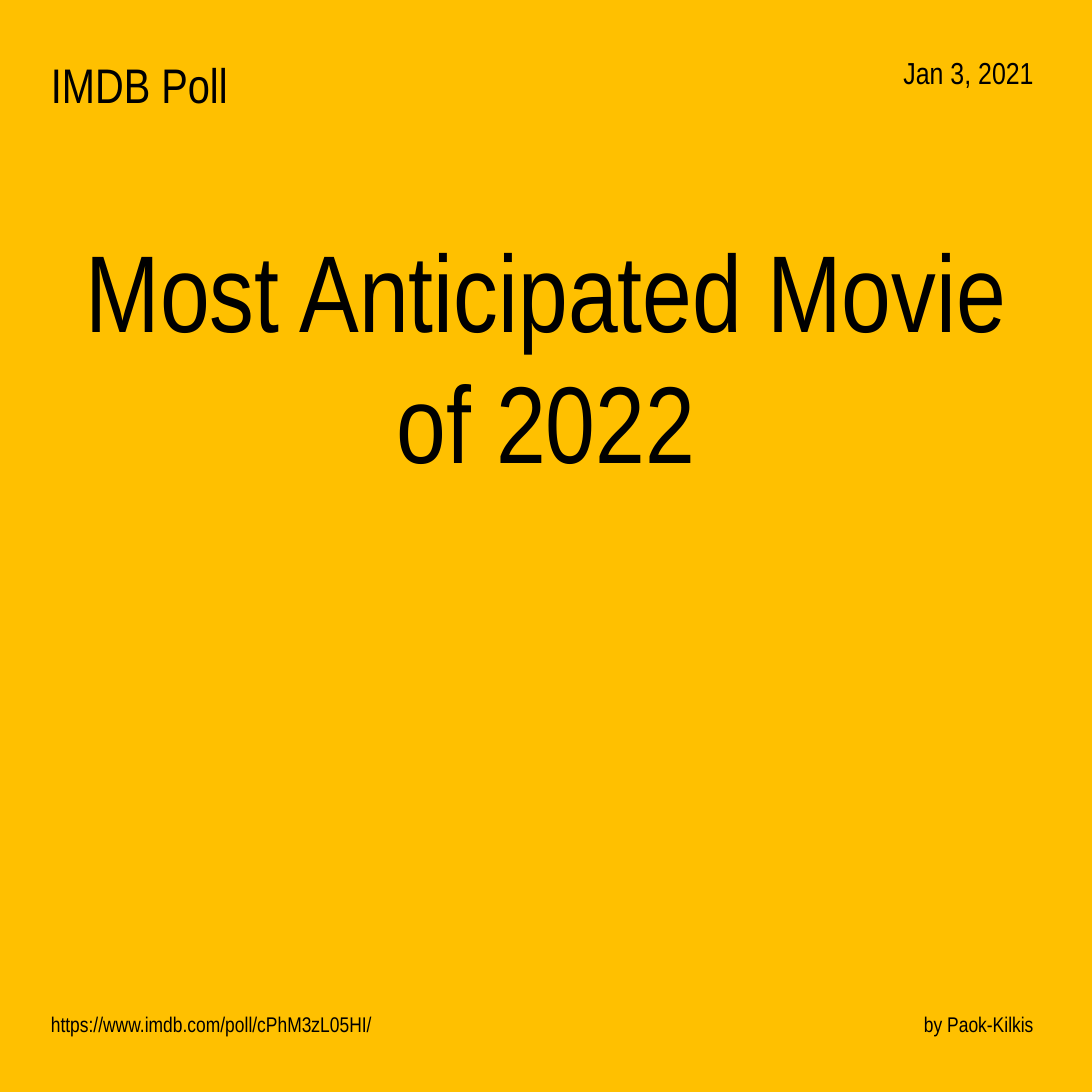
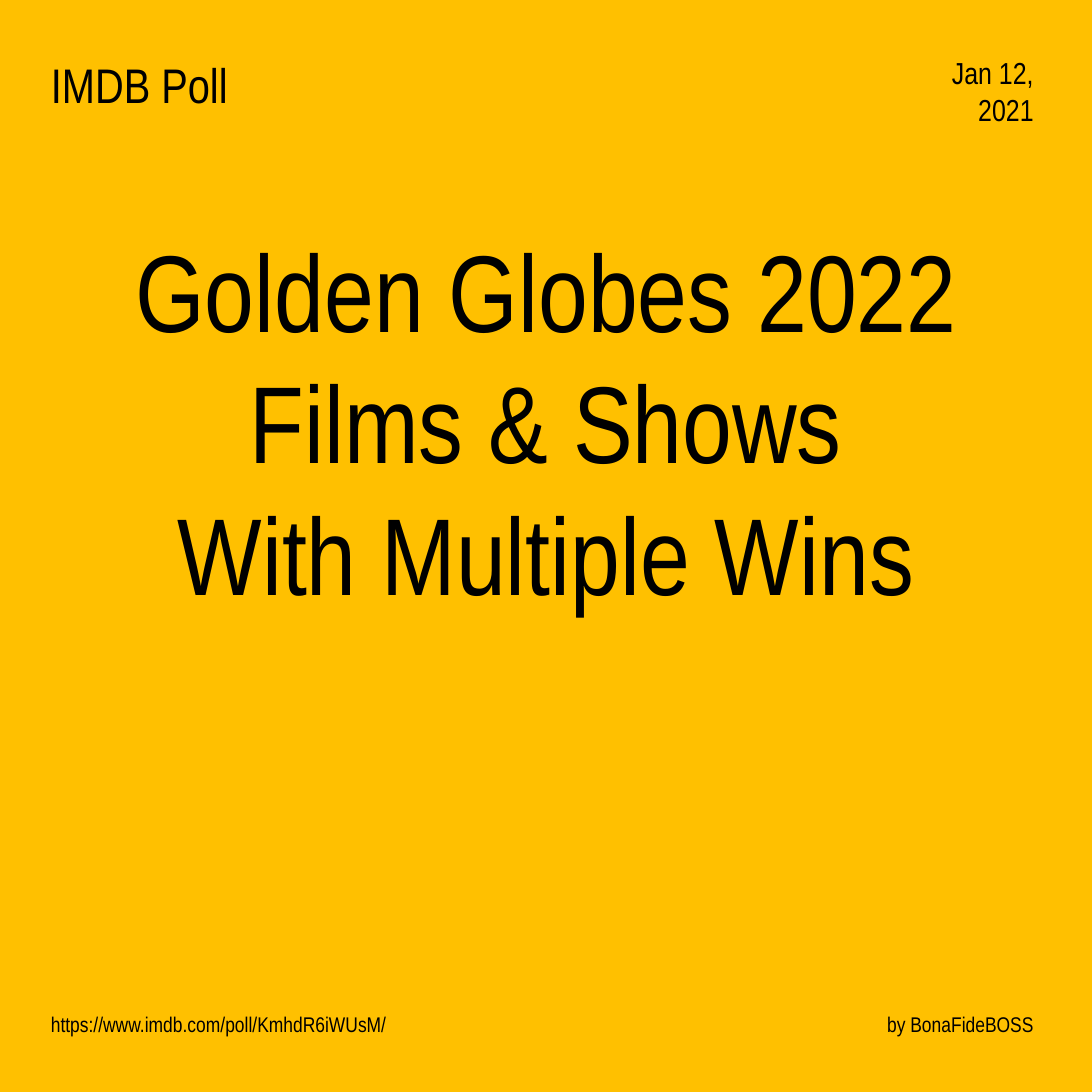
Before and after one commit to BonaFideBOSS/imdbpolls, a slide deck: slide 1 of social/instagram - titles.pptx. Drawn at 1092x1092 pixels with LibreOffice and Linux fonts; fonts in the diff are those of the drawing. Boxes give left, top, right and bottom in pixels: in the first picture for what was removed or moved away, otherwise in the second. Text is boxed around its words. In the diff, an @@ line names an element or a change of style, - is before the commit and + after.

```diff
--- a/social/instagram - titles.pptx
+++ b/social/instagram - titles.pptx
@@ text at (952, 62, 1034, 122): text changed @@
-Jan 3, 2021
+Jan 12, 2021
@@ text at (135, 253, 956, 614): text changed @@
-Most Anticipated Movie of 2022
+Golden Globes 2022
+Films & Shows
+With Multiple Wins
@@ text at (51, 1016, 386, 1037): text changed @@
-https://www.imdb.com/poll/cPhM3zL05HI/
+https://www.imdb.com/poll/KmhdR6iWUsM/
@@ text at (887, 1016, 1033, 1037): text changed @@
-by Paok-Kilkis
+by BonaFideBOSS
```
Also in this commit, not shown: 8 other files.
